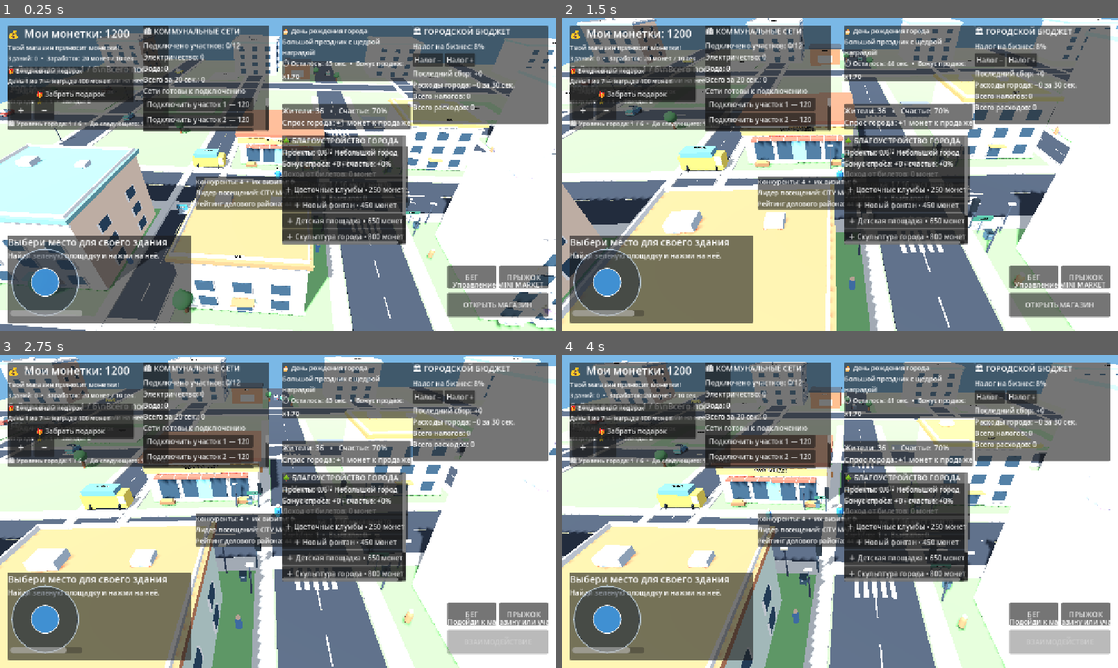
Above: before the commit, frames 1-4 (two rows, left to right).
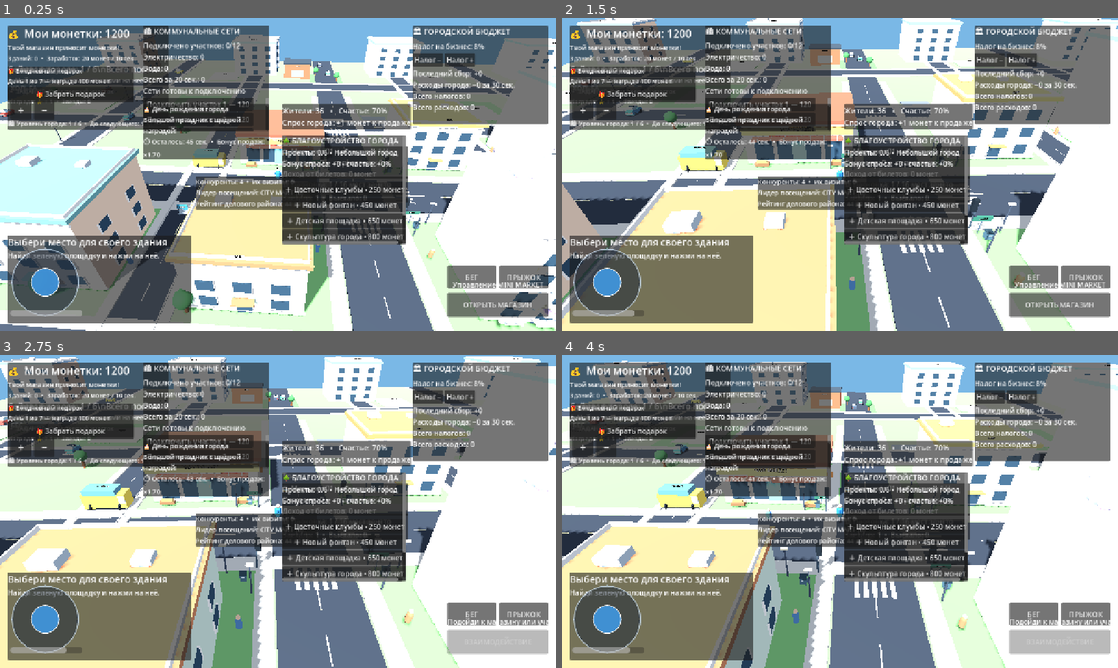
Above: after the commit, the same moments.

Repository: uchihabaha05-del/MINI-WORLD-TYCOON
Game: Godot game, scene res://scenes/Main.tscn
The game is run twice, just before and just after one commit, with the same random seed, the same clock (stepped at 60 frames per second) and the same inputs.
Inputs (mouse positions are in pixels of both pictures, inside the frame that each line leads up to):
- Up to frame 1 (0.25 s): no input
- Up to frame 2 (1.5 s): tap Enter at 0.5 s; move the mouse to (962, 158) at 0.52 s; hold D 0.53-1.25 s; hold Shift 0.53-1.25 s; click (962, 158) at 0.67 s; tap Space at 0.77 s; drag from (728, 190) to (812, 237) at 1.27 s
- Up to frame 3 (2.75 s): move the mouse to (333, 442) at 2.02 s; hold D from 2.03 s (still down); hold Shift from 2.03 s (still down)
- Up to frame 4 (4 s): release D at 2.75 s; release Shift at 2.75 s; drag from (812, 574) to (673, 464) at 2.77 s; move the mouse to (1006, 558) at 3.52 s; hold A from 3.53 s (still down); hold Shift from 3.53 s (still down); tap Space at 3.77 s

The runs differ from the first frame. In frame 1, 7.1% of the frame differs, in the area x 25-75%, y 2-46%; in frame 2, 7.1%; in frame 3, 7.2%; in frame 4, 7.2%.

Commit message:
Improve mobile HUD layout and reduce panel overlap

Diff:
--- a/scripts/city_events.gd
+++ b/scripts/city_events.gd
@@ -41,13 +41,13 @@
 	layer.layer = 7
 	add_child(layer)
 	var panel := PanelContainer.new()
-	panel.position = Vector2(650, 18)
-	panel.custom_minimum_size = Vector2(300, 86)
+	panel.position = Vector2(330, 198)
+	panel.custom_minimum_size = Vector2(290, 82)
 	layer.add_child(panel)
 	var box := VBoxContainer.new()
 	panel.add_child(box)
 	event_label = Label.new()
-	event_label.custom_minimum_size = Vector2(280, 72)
+	event_label.custom_minimum_size = Vector2(270, 68)
 	event_label.autowrap_mode = TextServer.AUTOWRAP_WORD_SMART
 	event_label.add_theme_font_size_override("font_size", 15)
 	box.add_child(event_label)
